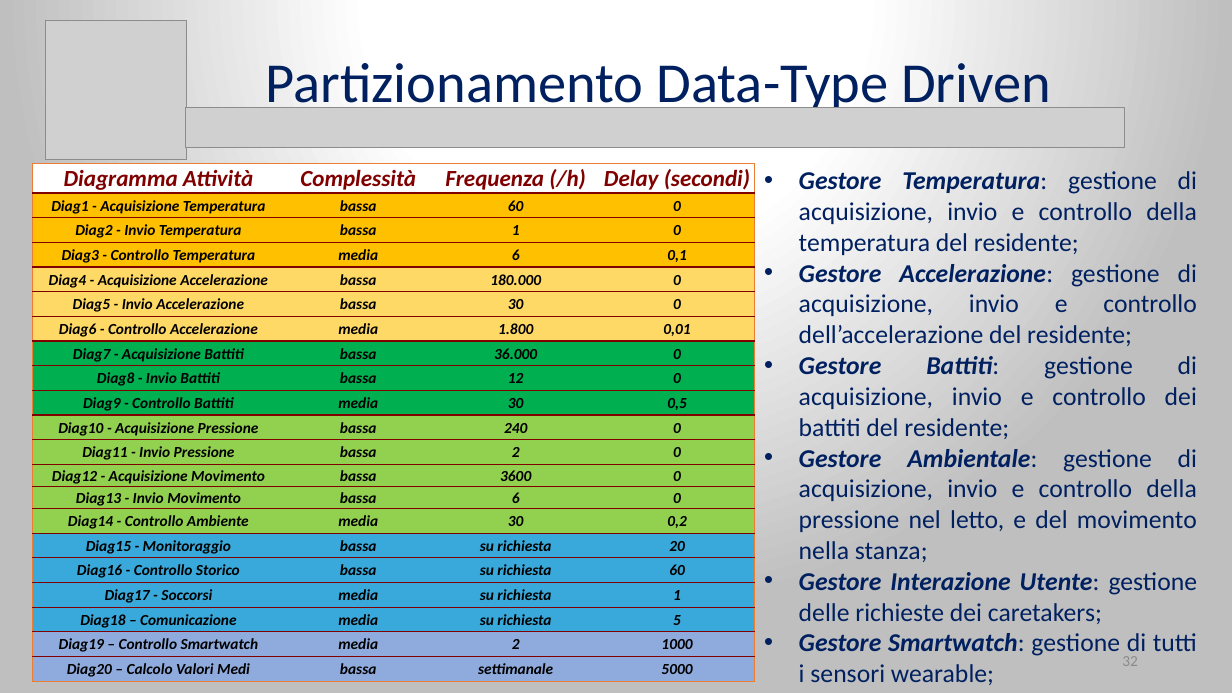
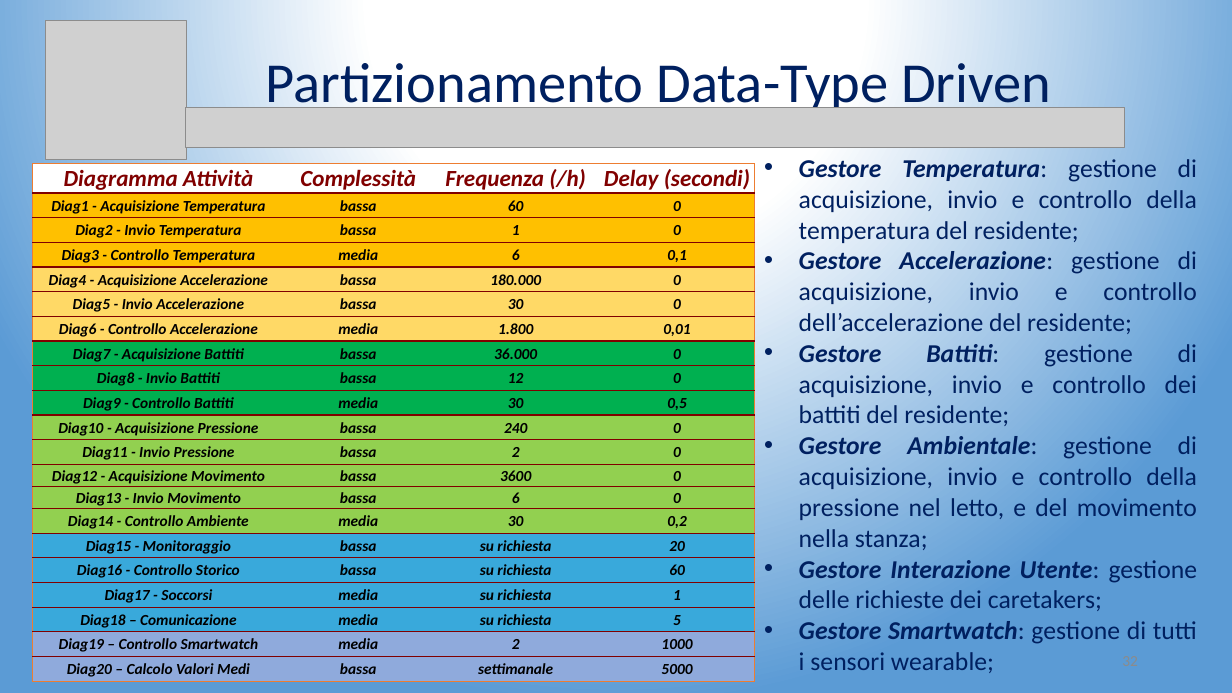
Before and after one commit to Wonderjack996/unimib-software-architecture, a slide deck: slide 32 of Progetto/Presentazione.pptx. Drawn at 1232x693 pixels with LibreOffice and Linux fonts; fonts in the diff are those of the drawing; grey boxes stand for pictures. Boxes give left, top, right and bottom in pixels: in the first picture for what was removed or moved away, otherwise in the second. Text is boxed around its words. In the diff, an @@ line names an element or a change of style, - is before the commit and + after.

```diff
--- a/Progetto/Presentazione.pptx
+++ b/Progetto/Presentazione.pptx
@@ background gradient #FFFFFF to #BFBFBF to gradient #FFFFFF to #5B9BD5 @@
@@ text "Gestore Temperatura: gestione di acquisizione, ...": place and size @@
-text "Gestore Temperatura: gestione di acquisizione, ..." at (799, 171, 1198, 685)
+text "Gestore Temperatura: gestione di acquisizione, ..." at (799, 159, 1198, 673)
@@ page number removed at (1122, 656, 1138, 666) @@
-32
```
Also in this commit, not shown: 57 other slides changed, 1 other file.
